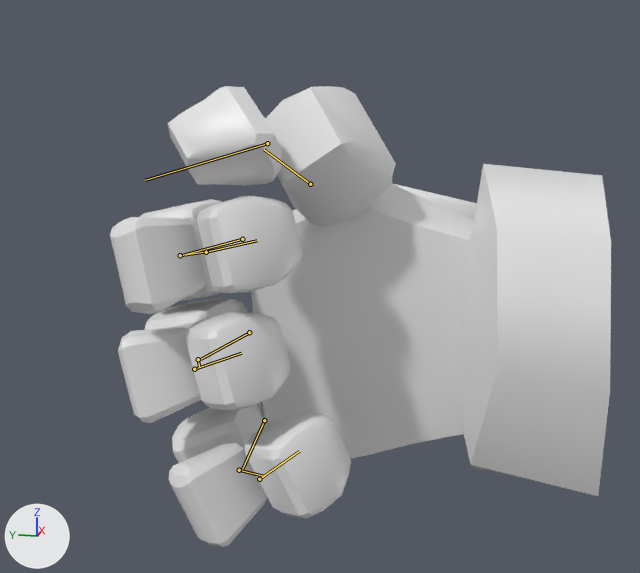
A saved change to the FBX model blendFiles/Chara/FBX/SMSH_RIG_Hand_Character.fbx.
Rendered twice from a camera (50 mm lens) standing at (-0.509, -0.027, 0.126) and looking at (-0.14, 0.046, 0.034). The axes (+X, +Y, +Z) are drawn at lower left. The lights are the same throughout. The older version comes first. Both versions are drawn at frame 62 of the action 'Hand|additive_idle'; the numbers are the values there. The bones that change are drawn over the model as lines.

Names of what the first picture shows: 'msh_hand_character'.
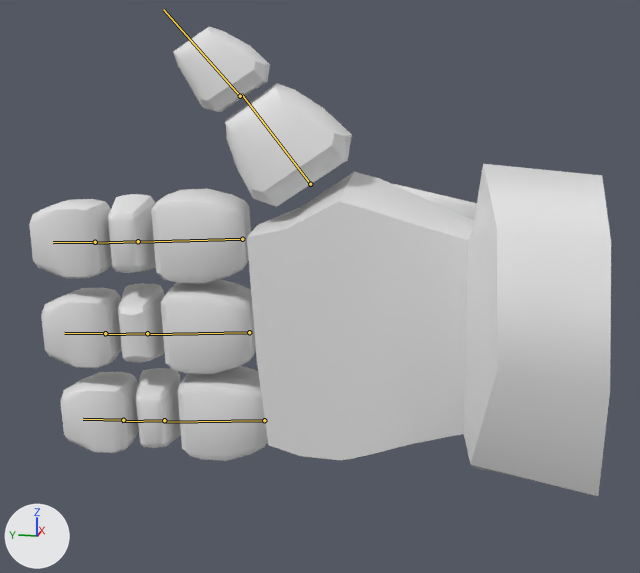
Edits to the scene script, one JSON object a line:
```json
{"block": "bone_thumb_01", "where": "bone_thumb_01 = bpy.data.objects['Hand'].pose.bones['Thumb_01']  # child of 'Hand'"}
{"op": "set", "path": "bone_thumb_01.rotation_quaternion", "old": "(0.562, 0.411, -0.639, 0.327)", "new": "(1.0, 0.0, 0.0, 0.0)", "note": "degrees (-16, -99, 79) -> degrees (0, 0, 0)"}
{"block": "bone_thumb_02", "where": "bone_thumb_02 = bpy.data.objects['Hand'].pose.bones['Thumb_02']  # child of 'Thumb_01'"}
{"op": "set", "path": "bone_thumb_02.rotation_quaternion", "old": "(0.844, 0.0, 0.0, 0.536)", "new": "(1.0, 0.0, 0.0, 0.0)", "note": "degrees (0, 0, 65) -> degrees (0, 0, 0)"}
{"block": "bone_finger01_01", "where": "bone_finger01_01 = bpy.data.objects['Hand'].pose.bones['Finger01.01']  # child of 'Hand'"}
{"op": "set", "path": "bone_finger01_01.rotation_quaternion", "old": "(0.822, -0.048, 0.097, 0.559)", "new": "(1.0, 0.0, 0.0, 0.0)", "note": "degrees (2, 12, 69) -> degrees (0, 0, 0)"}
{"block": "bone_finger01_02", "where": "bone_finger01_02 = bpy.data.objects['Hand'].pose.bones['Finger01.02']  # child of 'Finger01.01'"}
{"op": "set", "path": "bone_finger01_02.rotation_quaternion", "old": "(0.826, 0.0, 0.0, 0.564)", "new": "(1.0, 0.0, 0.0, 0.0)", "note": "degrees (0, 0, 69) -> degrees (0, 0, 0)"}
{"block": "bone_finger01_03", "where": "bone_finger01_03 = bpy.data.objects['Hand'].pose.bones['Finger01.03']  # child of 'Finger01.02'"}
{"op": "set", "path": "bone_finger01_03.rotation_quaternion", "old": "(0.826, 0.0, 0.0, 0.564)", "new": "(1.0, 0.0, 0.0, 0.0)", "note": "degrees (0, 0, 69) -> degrees (0, 0, 0)"}
{"block": "bone_finger02_01", "where": "bone_finger02_01 = bpy.data.objects['Hand'].pose.bones['Finger02.01']  # child of 'Hand'"}
{"op": "set", "path": "bone_finger02_01.rotation_quaternion", "old": "(0.797, -0.056, 0.103, 0.593)", "new": "(1.0, 0.0, 0.0, 0.0)", "note": "degrees (2, 13, 73) -> degrees (0, 0, 0)"}
{"block": "bone_finger02_02", "where": "bone_finger02_02 = bpy.data.objects['Hand'].pose.bones['Finger02.02']  # child of 'Finger02.01'"}
{"op": "set", "path": "bone_finger02_02.rotation_quaternion", "old": "(0.967, 0.0, 0.0, 0.255)", "new": "(1.0, 0.0, 0.0, 0.0)", "note": "degrees (0, 0, 29) -> degrees (0, 0, 0)"}
{"block": "bone_finger02_03", "where": "bone_finger02_03 = bpy.data.objects['Hand'].pose.bones['Finger02.03']  # child of 'Finger02.02'"}
{"op": "set", "path": "bone_finger02_03.rotation_quaternion", "old": "(0.534, 0.0, 0.0, 0.846)", "new": "(1.0, 0.0, 0.0, 0.0)", "note": "degrees (0, 0, 115) -> degrees (0, 0, 0)"}
{"block": "bone_finger03_01", "where": "bone_finger03_01 = bpy.data.objects['Hand'].pose.bones['Finger03.01']  # child of 'Hand'"}
{"op": "set", "path": "bone_finger03_01.rotation_quaternion", "old": "(0.727, -0.155, 0.12, 0.658)", "new": "(1.0, 0.0, 0.0, 0.0)", "note": "degrees (-4, 22, 84) -> degrees (0, 0, 0)"}
{"block": "bone_finger03_02", "where": "bone_finger03_02 = bpy.data.objects['Hand'].pose.bones['Finger03.02']  # child of 'Finger03.01'"}
{"op": "set", "path": "bone_finger03_02.rotation_quaternion", "old": "(0.925, 0.0, 0.0, 0.38)", "new": "(1.0, 0.0, 0.0, 0.0)", "note": "degrees (0, 0, 45) -> degrees (0, 0, 0)"}
{"block": "bone_finger03_03", "where": "bone_finger03_03 = bpy.data.objects['Hand'].pose.bones['Finger03.03']  # child of 'Finger03.02'"}
{"op": "set", "path": "bone_finger03_03.rotation_quaternion", "old": "(0.697, 0.0, 0.0, 0.717)", "new": "(1.0, 0.0, 0.0, 0.0)", "note": "degrees (0, 0, 92) -> degrees (0, 0, 0)"}
```

Boxes [x1, y1, x2, y2] around the edits, measured in the pictures (640 x 573 px):
```json
{"object": "msh_hand_character", "change": "posed", "before": [110, 86, 611, 547], "after": [29, 26, 611, 496], "on screen": "16% wider"}
{"bone": "Thumb_01", "before": "(310, 184) to (264, 149)", "after": "(310, 184) to (241, 94)"}
{"bone": "Thumb_02", "before": "(267, 143) to (145, 180)", "after": "(240, 96) to (163, 9)"}
{"bone": "Finger01.01", "before": "(242, 239) to (183, 255)", "after": "(242, 239) to (137, 242)"}
{"bone": "Finger01.02", "before": "(180, 255) to (210, 251)", "after": "(138, 241) to (93, 243)"}
{"bone": "Finger01.03", "before": "(206, 252) to (257, 240)", "after": "(95, 242) to (53, 242)"}
{"bone": "Finger02.01", "before": "(249, 332) to (201, 359)", "after": "(249, 332) to (146, 334)"}
{"bone": "Finger02.02", "before": "(198, 359) to (199, 367)", "after": "(147, 333) to (104, 334)"}
{"bone": "Finger02.03", "before": "(194, 369) to (241, 353)", "after": "(105, 333) to (64, 333)"}
{"bone": "Finger03.01", "before": "(264, 420) to (242, 469)", "after": "(264, 420) to (164, 422)"}
{"bone": "Finger03.02", "before": "(239, 470) to (263, 476)", "after": "(164, 420) to (122, 421)"}
{"bone": "Finger03.03", "before": "(259, 479) to (299, 451)", "after": "(123, 420) to (83, 419)"}
```
